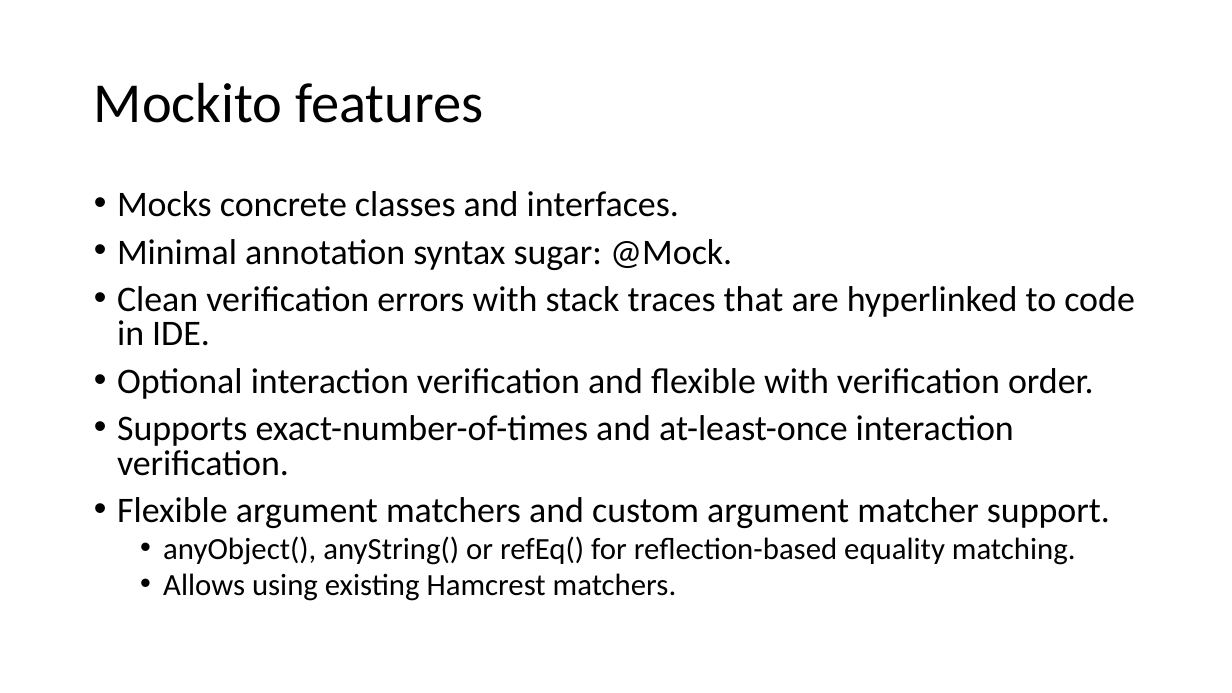
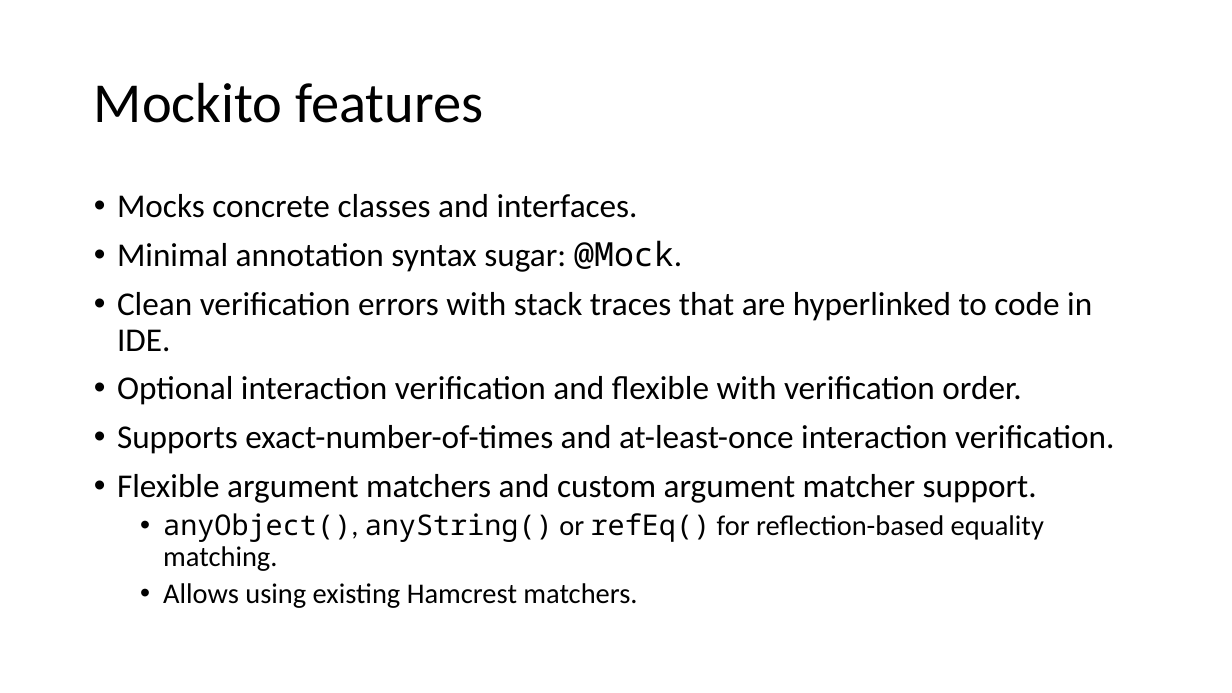
Before and after one commit to cebartling/test-driven, a slide deck: slide 3 of presentations/Introduction to Mockito.pptx. Drawn at 1232x693 pixels with LibreOffice and Linux fonts; fonts in the diff are those of the drawing. Boxes give left, top, right and bottom in pixels: in the first picture for what was removed or moved away, otherwise in the second. Text is boxed around its words. In the diff, an @@ line names an element or a change of style, - is before the commit and + after.

```diff
--- a/presentations/Introduction to Mockito.pptx
+++ b/presentations/Introduction to Mockito.pptx
@@ text "Mocks concrete classes and interfaces." at <box>117,194,1114,608</box>: size 28 to 25.9 pt in "Mocks concrete classes and interfaces.", "Minimal annotation syntax sugar: @Mock.", "Clean verification errors with stack traces that ...", "Optional interaction verification and flexible with verifica ..." and 2 more places; font Calibri to Noto Sans Mono in "@Mock.", "anyObject(), anyString() refEq()"; size 24 to 22.2 pt in "anyObject(), anyString() or refEq() for reflection-based equ ...", "Allows using existing Hamcrest matchers."; line spacing 0.8 to 0.9 @@
```
Also in this commit, not shown: 4 other files.
